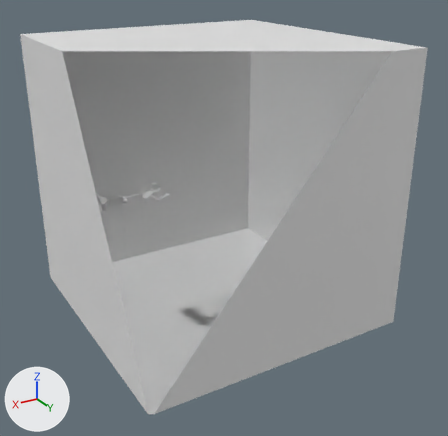
The FBX model RPG/Assets/Prefabs/Teste.fbx as it was, and as the next commit left it.
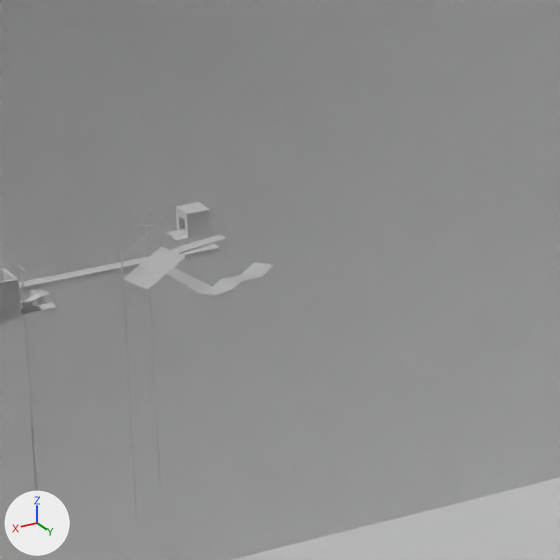
Each version is shown whole from a camera (50 mm lens) standing at (209.0, 603.0, 250.0) and looking at (-142.0, 18.0, -43.0), then close up on the part from 26% to 50% of the width and 33% to 57% of the height. Arrows for +X, +Y and +Z are at lower left; the lights stay in place. Everything nearer to the camera than a plane just in front of the edit is cut away. Where no turn or scale is listed for an object, it has been applied to the vertices.

The scene before the commit, as lines of its bpy script (objects in view):
```python
me_cube_004 = bpy.data.meshes.new('Cube.004')
me_cube_004.from_pydata(...)  # 84 vertices, 80 faces; spans x -36.9..0.9, y -17.6..11.4, z -5.5..7.3
me_cube_005 = bpy.data.meshes.new('Cube.005')
me_cube_005.from_pydata(...)  # a box spanning x -261.0..64.0, y -184.0..140.0, z -167.0..157.0
me_cylinder = bpy.data.meshes.new('Cylinder')
me_cylinder.from_pydata(...)  # 226 vertices, 260 faces; spans x -41.3..-1.6, y -19.7..0.1, z -49.7..11.0
ob_paredelimite = bpy.data.objects.new('ParedeLimite', me_cube_005)
ob_paredelimite.location = (-38.5, 16.1, 3.3)
ob_pole = bpy.data.objects.new('Pole', me_cylinder)
ob_pole.location = (-14.8, 17.9, -0.1)
ob_primeiroandar2 = bpy.data.objects.new('PrimeiroAndar2', me_cube_004)
ob_primeiroandar2.location = (-38.5, 16.1, 3.3)
# also in view: 'Entrada' at (-27.0, 2.0, 6.0); 'PrimeiroAndar' at (-2.0, 25.0, 8.0)
```
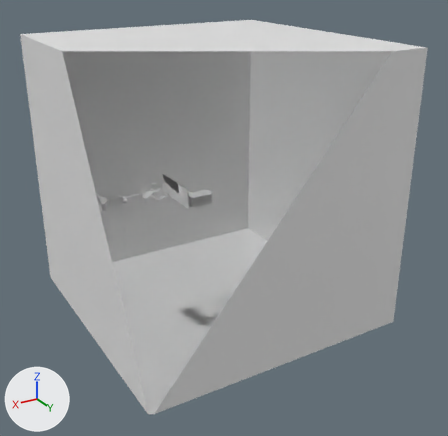
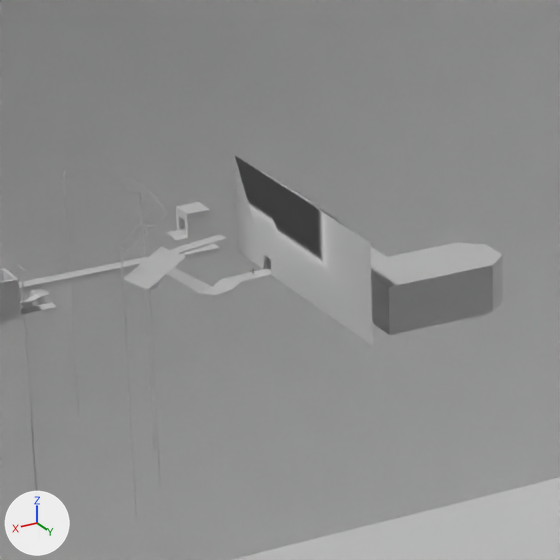
Changed parts and their boxes (x1, y1, x2, y2) in the close-ups (560 x 560 px):
'Sala1', added
    after: (234, 155, 503, 345)

The change, as a diff of the scene's bpy script:
```diff
--- a/RPG/Assets/Prefabs/Teste.fbx.py
+++ b/RPG/Assets/Prefabs/Teste.fbx.py
@@ me_cube_006_1 @@
+me_cube_006_1.from_pydata(...)  # 47 vertices, 47 faces; spans x -67.8..-33.6, y -16.3..45.1, z -5.1..16.8
@@ ob_sala1 @@
+ob_sala1 = bpy.data.objects.new('Sala1', me_cube_006_1)
+ob_sala1.location = (-38.5, 16.1, 3.3)
```
